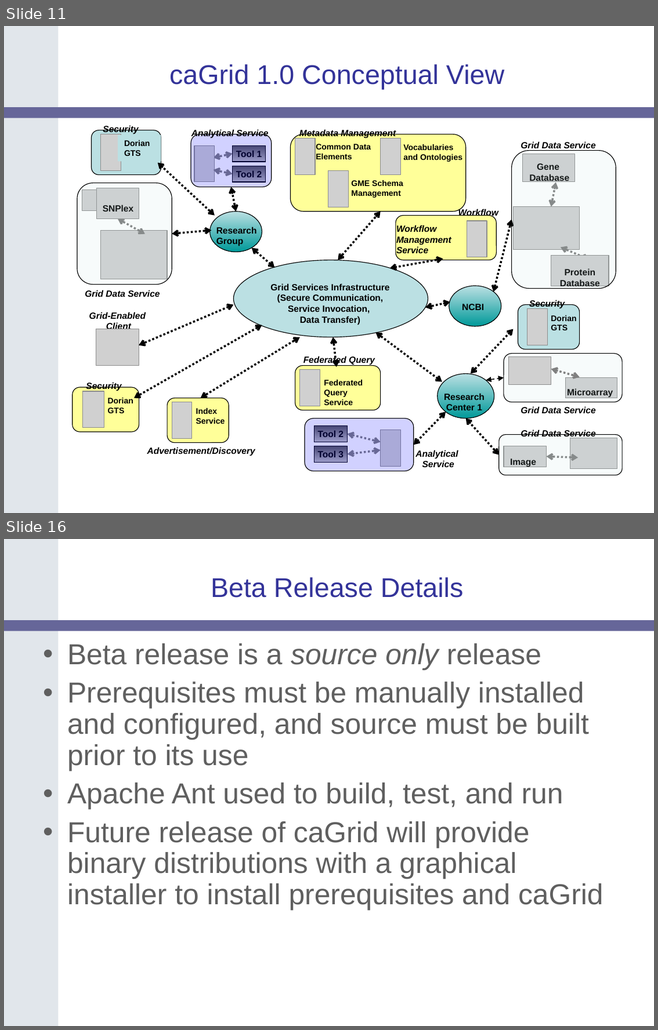
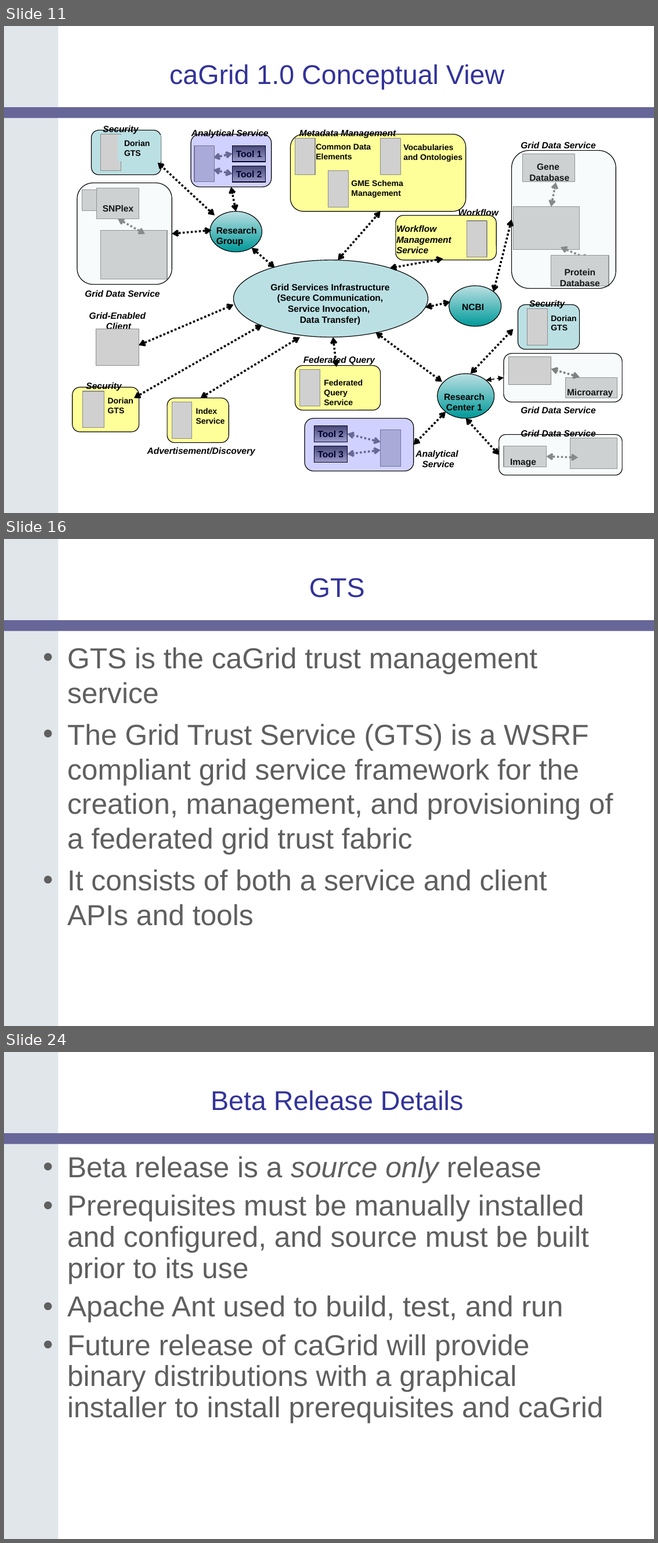
Before and after one commit to NCIP/cagrid-portal, a slide deck: cagrid-1-0/Documentation/presentations/200607_VCDE_ARCH/caGrid-1.0_Beta_Release.ppt. Shown one above the other, each under a label of ours: slides 11 and 16 before the commit, slides 11, 16 and 24 after it; the slides between them are not shown. The pictures are 658x1030 and 658x1543 pixels, drawn with LibreOffice and Linux fonts; fonts in the diff are those of the drawing; grey boxes stand for pictures; background and template pictures are left out. Boxes give left, top, right and bottom in pixels: in the first picture for what was removed or moved away, otherwise in the second. Text is boxed around its words. In the diff, an @@ line names an element or a change of style, - is before the commit and + after.

```diff
--- a/cagrid-1-0/Documentation/presentations/200607_VCDE_ARCH/caGrid-1.0_Beta_Release.ppt
+++ b/cagrid-1-0/Documentation/presentations/200607_VCDE_ARCH/caGrid-1.0_Beta_Release.ppt
@@ slide 16 added at [4, 539, 654, 1026], background #FFFFFF; not listed: 2 template elements that a slide beside it also shows @@
@@ title added at [309, 578, 365, 598], 30 pt, text #333399 @@
+GTS
@@ text added at [67, 647, 612, 926], 32 pt, text #5F5F5F @@
+• GTS is the caGrid trust management service
+• The Grid Trust Service (GTS) is a WSRF compliant grid service framework for the creation, management, and provisioning of a federated grid trust fabric
+• It consists of both a service and client APIs and tools
@@ what was slide 16 is now slide 24 @@
```
Also in this commit, not shown: 2 slides changed, 13 other slides added, 6 slides removed.
